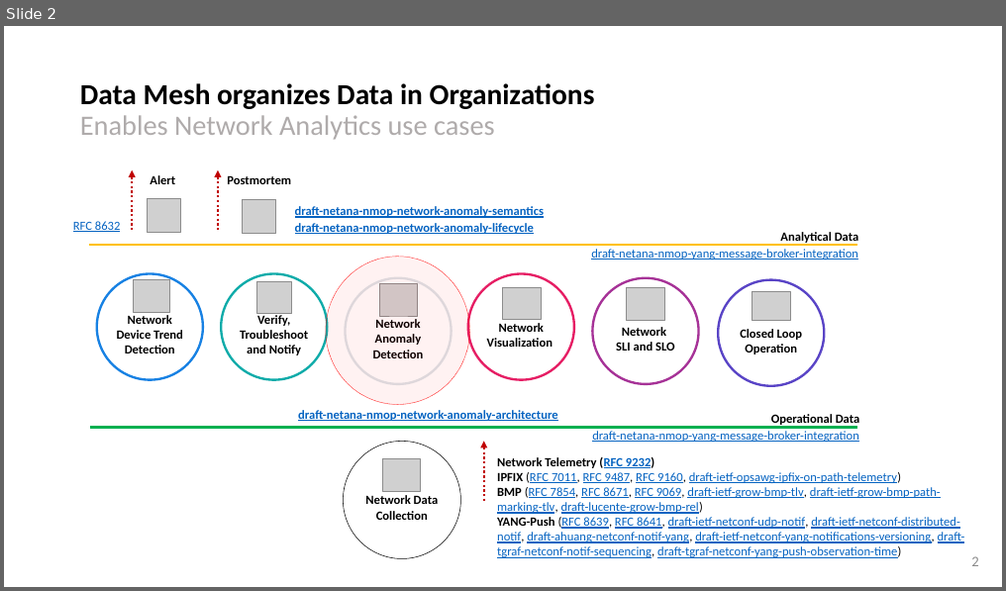
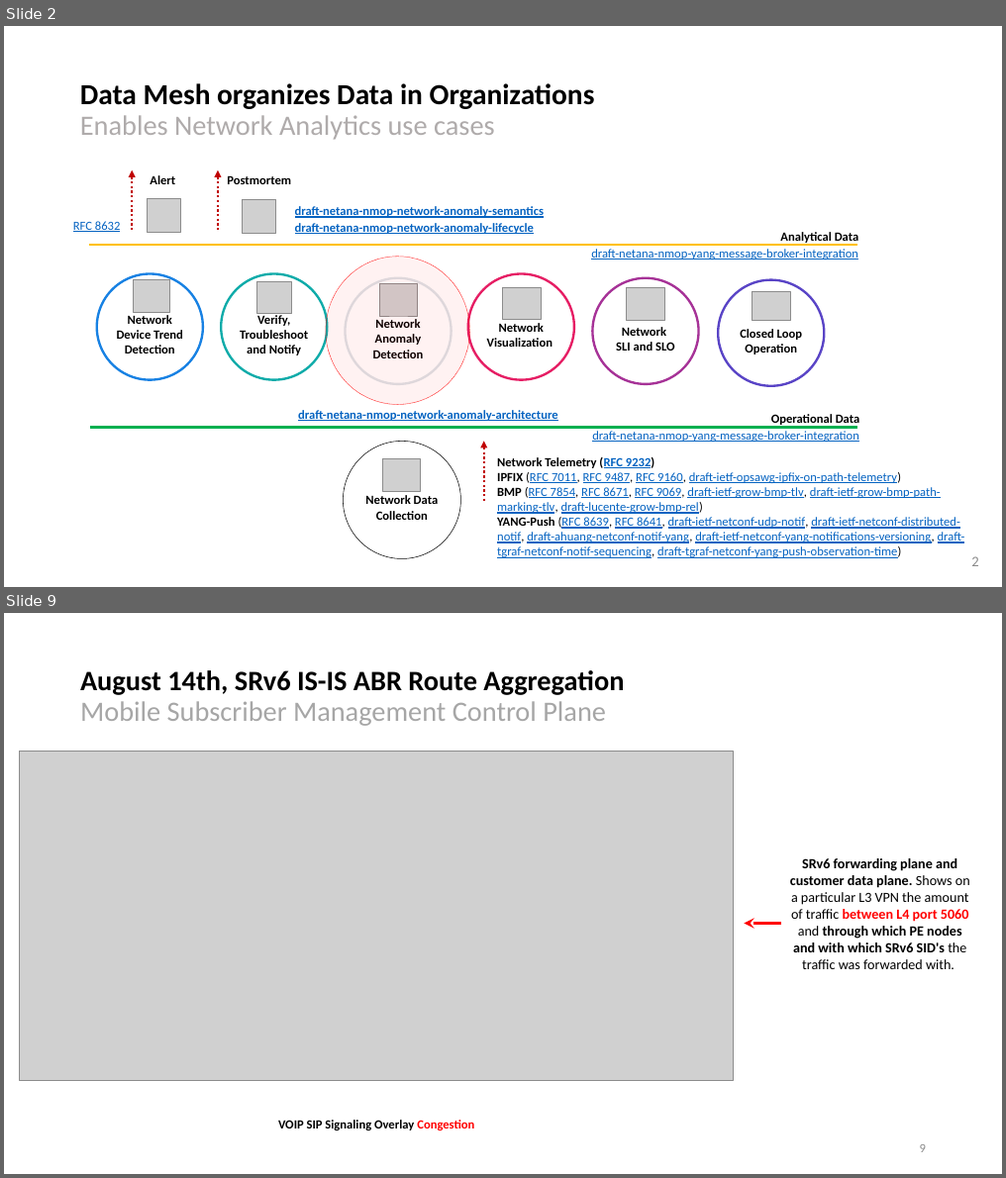
Before and after one commit to network-analytics/ietf-network-analytics-document-status, a slide deck: 121/NMOP/nmop-interim-swisscom-network-analytics-network-incident-postmortem.pptx. Shown one above the other, each under a label of ours: slide 2 before the commit, slides 2 and 9 after it; the slides between them are not shown. The pictures are 1006x591 and 1006x1178 pixels, drawn with LibreOffice and Linux fonts; fonts in the diff are those of the drawing; grey boxes stand for pictures. Boxes give left, top, right and bottom in pixels: in the first picture for what was removed or moved away, otherwise in the second. Text is boxed around its words. In the diff, an @@ line names an element or a change of style, - is before the commit and + after.

```diff
--- a/121/NMOP/nmop-interim-swisscom-network-analytics-network-incident-postmortem.pptx
+++ b/121/NMOP/nmop-interim-swisscom-network-analytics-network-incident-postmortem.pptx
@@ slide 9 added at <box>4,613,1002,1174</box>, background #FFFFFF @@
@@ text added at <box>80,670,624,726</box>, 27 pt, text #000000, bold @@
+August 14th, SRv6 IS-IS ABR Route Aggregation
+Mobile Subscriber Management Control Plane
@@ picture added at <box>20,752,734,1081</box> @@
@@ text added at <box>790,859,970,969</box>, 13.5 pt, text #000000, bold @@
+SRv6 forwarding plane and customer data plane. Shows on a particular L3 VPN the amount of traffic between L4 port 5060 and through which PE nodes and with which SRv6 SID's the traffic was forwarded with.
@@ arrow added from (782, 924) to (745, 924), #FF0000 2 pt @@
@@ text added at <box>278,1120,474,1131</box>, 12 pt, text #000000, bold @@
+VOIP SIP Signaling Overlay Congestion
@@ page number added at <box>920,1145,926,1153</box>, 12 pt, text #8C8C8C @@
+9
```
Also in this commit, not shown: 5 slides changed, 11 other slides added, 7 slides removed, 1 other file.
